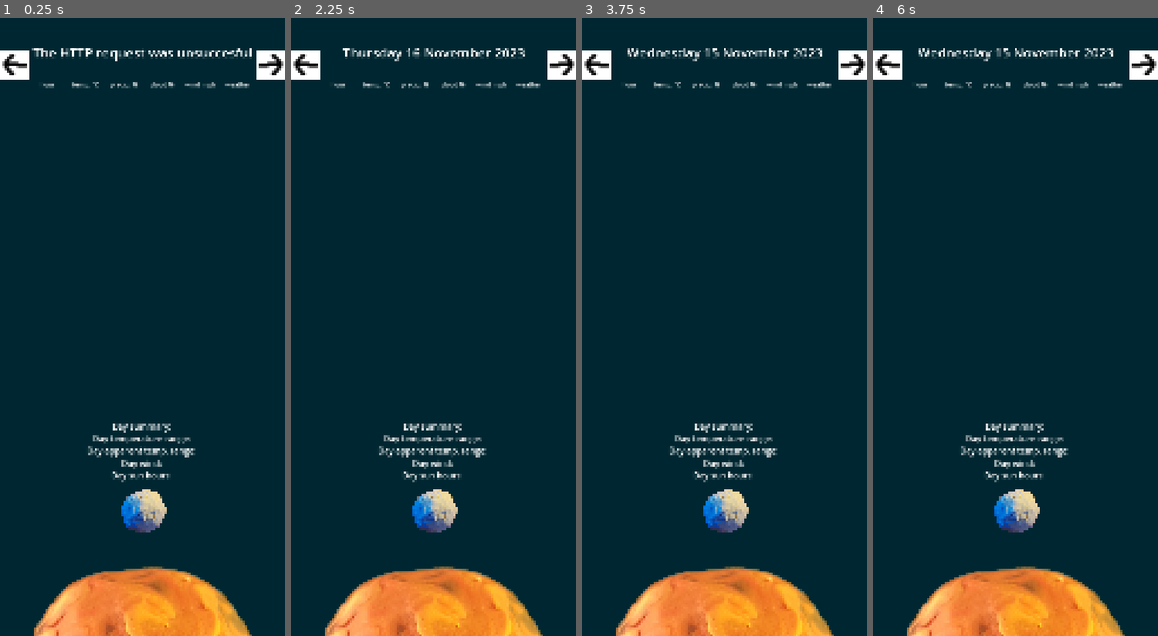
Above: before the commit, frames 1-4 (left to right).
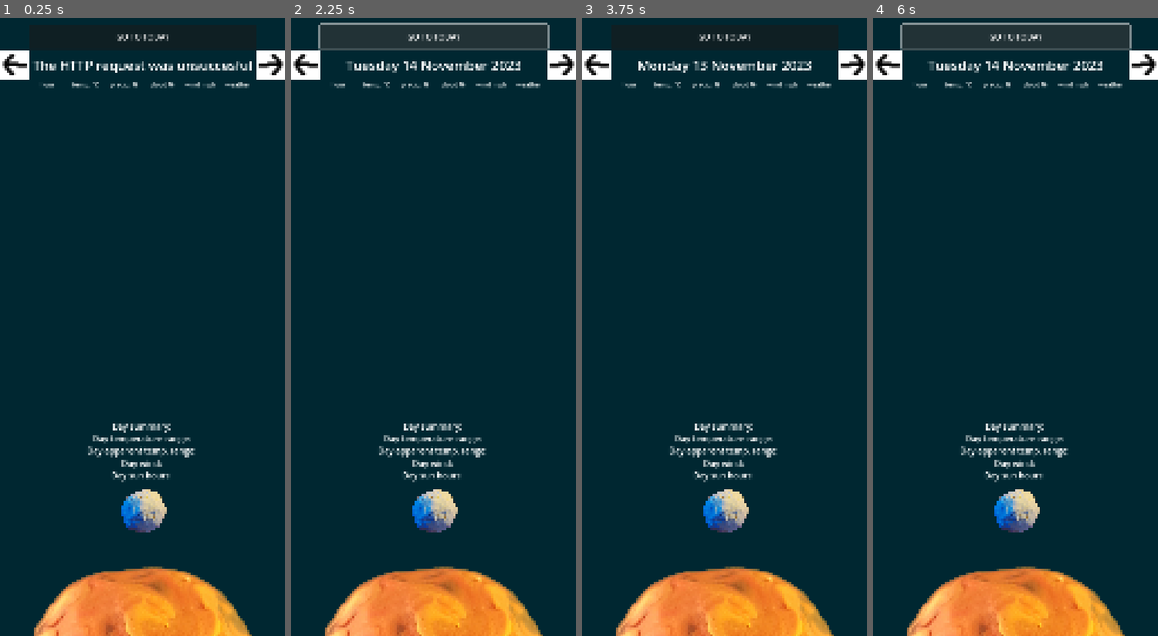
Above: after the commit, the same moments.

Repository: Claire1605/LittleDrip
Game: Godot game, scene res://Scenes/Main.tscn
Two runs of this game, one before a commit and one after it. Both use one fixed random seed, a clock stepped at 60 frames per second and the inputs below.
Inputs (mouse positions are in pixels of both pictures, inside the frame that each line leads up to):
- Up to frame 1 (0.25 s): no input
- Up to frame 2 (2.25 s): click (561, 67) at 0.5 s; click (561, 67) at 1.25 s; click (433, 36) at 2 s, where only the run after the commit has a clickable "GO TO TODAY"
- Up to frame 3 (3.75 s): click (724, 36) at 2.75 s, where only the run after the commit has a clickable "GO TO TODAY"; click (596, 67) at 3.5 s
- Up to frame 4 (6 s): click (887, 67) at 4.25 s; click (1143, 67) at 5 s; click (1015, 36) at 5.75 s, where only the run after the commit has a clickable "GO TO TODAY"

The runs differ from the first frame. In frame 1, 1.4% of the frame differs, in the area x 11-89%, y 2-9%; in frame 2, 4.6%; in frame 3, 1.3%; in frame 4, 4.7%, in the area x 9-91%, y 0-9%.
Error in both runs: Invalid access to property or key 'hourly' on a base object of type 'Nil'. (res://Scripts/WeatherRequest.gd:54)

Commit message:
today button

Diff:
--- a/whateverweather/Scenes/Main.tscn
+++ b/whateverweather/Scenes/Main.tscn
@@ -28,11 +28,21 @@
 daySunText = NodePath("../DailySun")
 moonPhaseText = NodePath("../MoonPhaseText")
 
+[node name="TodayButton" type="Button" parent="."]
+layout_mode = 1
+anchors_preset = -1
+anchor_left = 0.1
+anchor_top = 0.01
+anchor_right = 0.9
+anchor_bottom = 0.05
+theme_override_font_sizes/font_size = 30
+text = "GO TO TODAY"
+
 [node name="DateText" type="Label" parent="."]
 layout_mode = 1
 anchors_preset = -1
 anchor_left = 0.1
-anchor_top = 0.01
+anchor_top = 0.05
 anchor_right = 0.9
 anchor_bottom = 0.1
 grow_horizontal = 2
@@ -242,5 +252,6 @@
 ignore_texture_size = true
 stretch_mode = 0
 
+[connection signal="pressed" from="TodayButton" to="HTTPRequest" method="_on_today_button_pressed"]
 [connection signal="pressed" from="NextDayButton" to="HTTPRequest" method="on_next_day_button_pressed"]
 [connection signal="pressed" from="PreviousDayButton" to="HTTPRequest" method="_on_previous_day_button_pressed"]
--- a/whateverweather/Scripts/WeatherRequest.gd
+++ b/whateverweather/Scripts/WeatherRequest.gd
@@ -254,6 +254,13 @@
 	elif age >= 25.0:
 		get_node_or_null(moonPhaseText).text = "Waning Crescent"
 
+func _on_today_button_pressed() -> void:
+	startDay = 7
+	selectedDateUnix = todayUnix + (86400 * (startDay - 7))
+	populateForecastTable(openMeteoJSON, startDay)
+	populateDaySummary(openMeteoJSON, startDay)
+	getLunarPhase()
+
 func _on_previous_day_button_pressed() -> void:
 	startDay -= 1
 	if startDay < 0:
